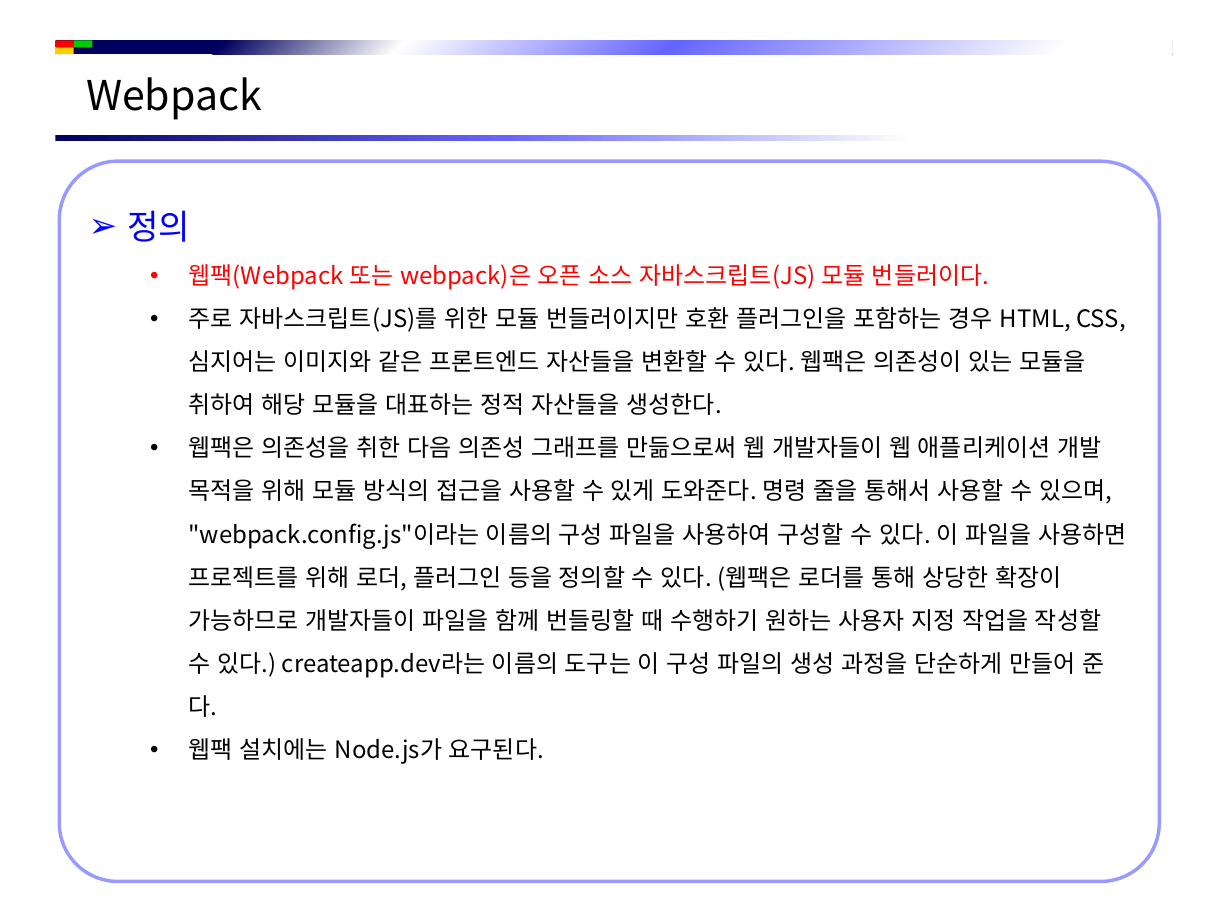
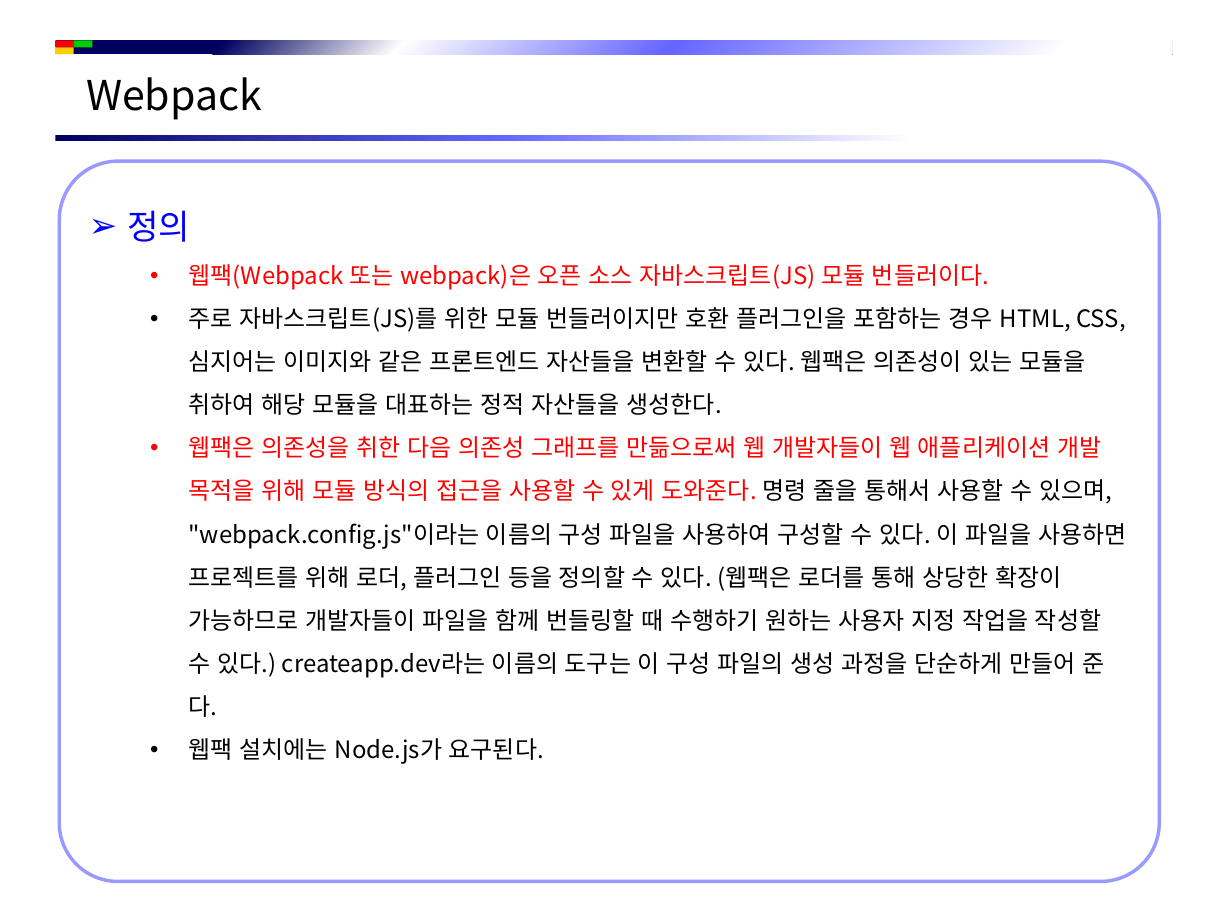
Before and after one commit to jsh-1235/Document, a slide deck: slide 2 of Front-End/React/Webpack 개념 정리.pptx. Drawn at 1232x924 pixels with LibreOffice and Linux fonts; fonts in the diff are those of the drawing; background and template pictures are left out. Boxes give left, top, right and bottom in pixels: in the first picture for what was removed or moved away, otherwise in the second. Text is boxed around its words. In the diff, an @@ line names an element or a change of style, - is before the commit and + after.

```diff
--- a/Front-End/React/Webpack 개념 정리.pptx
+++ b/Front-End/React/Webpack 개념 정리.pptx
@@ text in rounded rectangle at [189, 436, 1126, 717]: text colour #000000 to #FF0000 in "웹팩은 의존성을 취한 다음 의존성 그래프를 만듦으로써 ..." @@
```
Also in this commit, not shown: 1 slide added, 6 other files.
